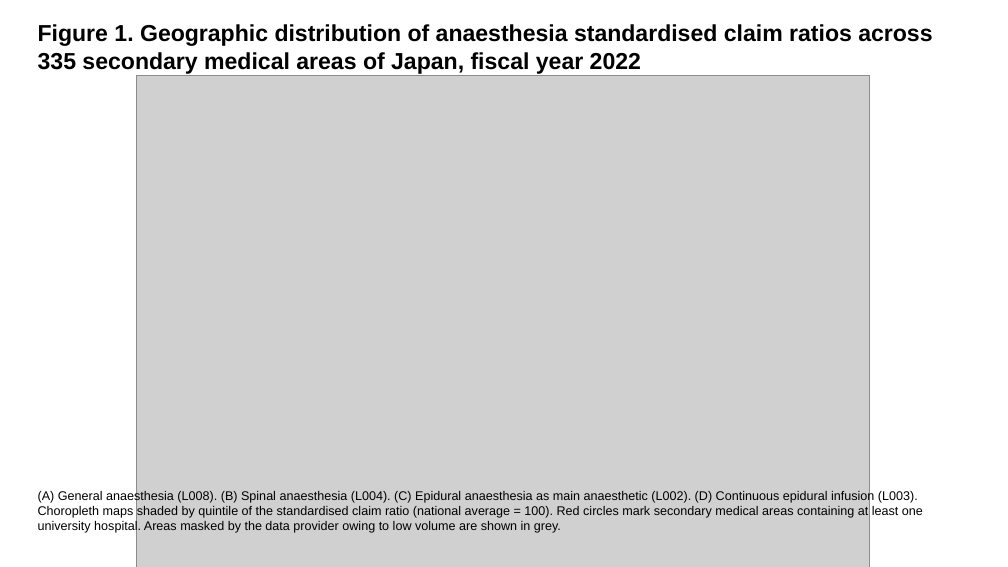
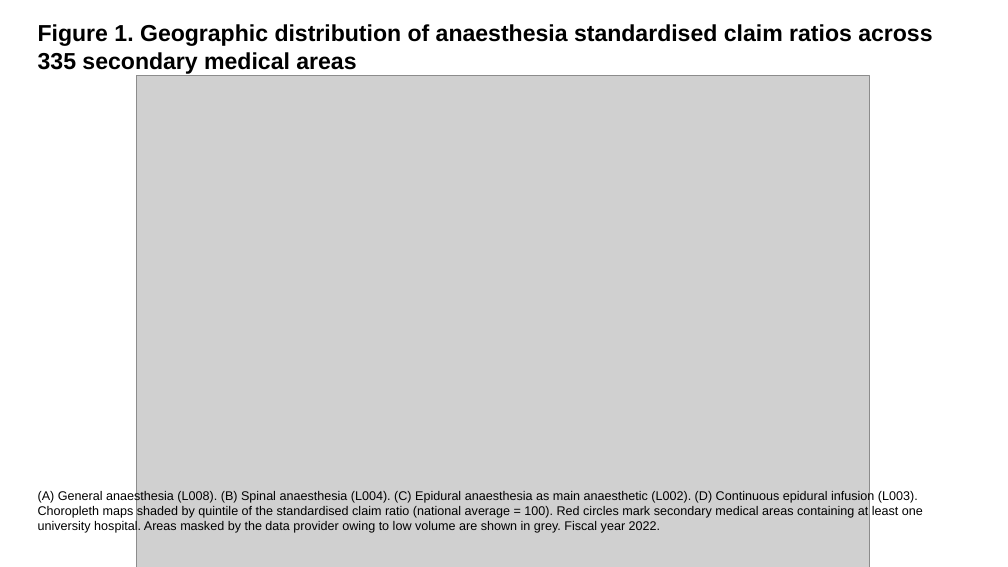
Before and after one commit to bougtoir/heat-accidents-mortality, a slide deck: slide 1 of documents/BMC_HSR/regional_anaesthesia_figures_BMC_HSR_EN.pptx. Drawn at 1008x567 pixels with LibreOffice and Linux fonts; fonts in the diff are those of the drawing; grey boxes stand for pictures. Boxes give left, top, right and bottom in pixels: in the first picture for what was removed or moved away, otherwise in the second. Text is boxed around its words. In the diff, an @@ line names an element or a change of style, - is before the commit and + after.

```diff
--- a/documents/BMC_HSR/regional_anaesthesia_figures_BMC_HSR_EN.pptx
+++ b/documents/BMC_HSR/regional_anaesthesia_figures_BMC_HSR_EN.pptx
@@ text at (x1=38, y1=24, x2=932, y2=74): text changed @@
-Figure 1. Geographic distribution of anaesthesia standardised claim ratios across 335 secondary medical areas of Japan, fiscal year 2022
+Figure 1. Geographic distribution of anaesthesia standardised claim ratios across 335 secondary medical areas
@@ text at (x1=38, y1=490, x2=923, y2=533): text changed @@
-(A) General anaesthesia (L008). (B) Spinal anaesthesia (L004). (C) Epidural anaesthesia as main anaesthetic (L002). (D) Continuous epidural infusion (L003). Choropleth maps shaded by quintile of the standardised claim ratio (national average = 100). Red circles mark secondary medical areas containing at least one university hospital. Areas masked by the data provider owing to low volume are shown in grey.
+(A) General anaesthesia (L008). (B) Spinal anaesthesia (L004). (C) Epidural anaesthesia as main anaesthetic (L002). (D) Continuous epidural infusion (L003). Choropleth maps shaded by quintile of the standardised claim ratio (national average = 100). Red circles mark secondary medical areas containing at least one university hospital. Areas masked by the data provider owing to low volume are shown in grey. Fiscal year 2022.
```
Also in this commit, not shown: 1 other slide changed, 12 other files.
